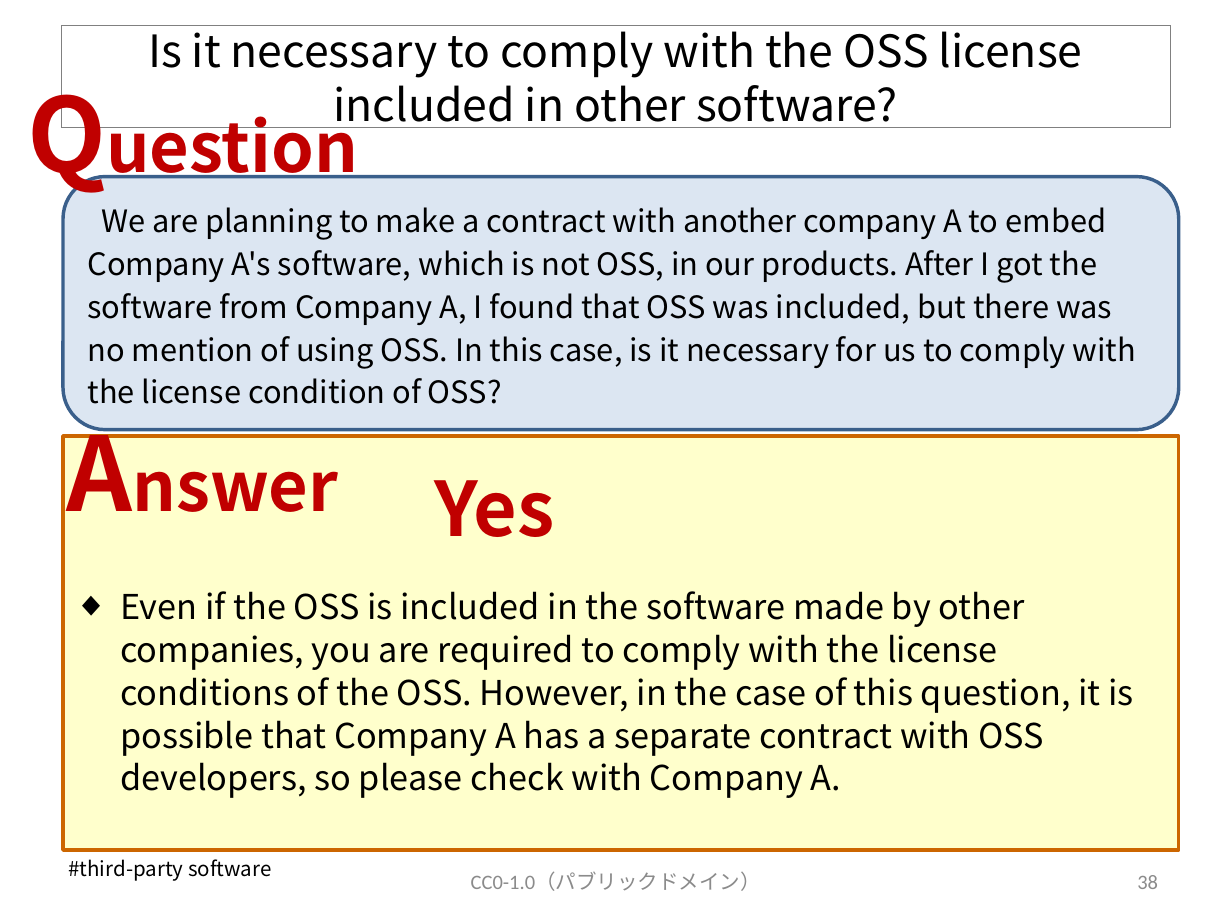
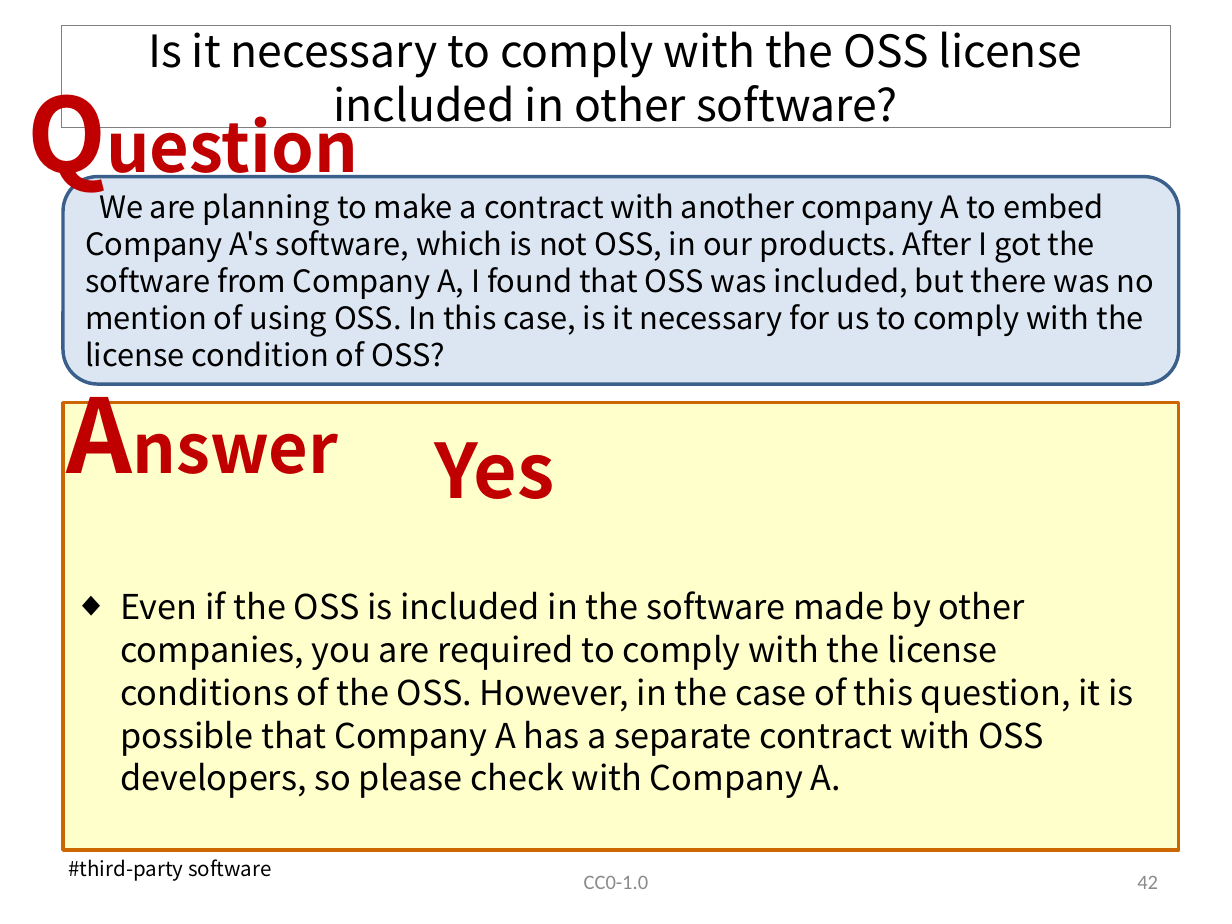
Before and after one commit to OpenChain-Project/OpenChain-JWG, a slide deck: slide 43 of Education_Material/FAQ/Misunderstandings_of_OSS_licenses_CC0.pptx (slide 39 before the commit). Drawn at 1232x924 pixels with LibreOffice and Linux fonts; fonts in the diff are those of the drawing. Boxes give left, top, right and bottom in pixels: in the first picture for what was removed or moved away, otherwise in the second. Text is boxed around its words. In the diff, an @@ line names an element or a change of style, - is before the commit and + after.

Commit message:
Frequent Misunderstandings of OSS licenses V7

```diff
--- a/Education_Material/FAQ/Misunderstandings_of_OSS_licenses_CC0.pptx
+++ b/Education_Material/FAQ/Misunderstandings_of_OSS_licenses_CC0.pptx
@@ rounded rectangle "We are planning to make ...": place and size @@
-rounded rectangle "We are planning to make ..." at [63,176,1179,429]
+rounded rectangle "We are planning to make ..." at [63,176,1179,383]
@@ rounded rectangle "We are planning to make ..." at [63,176,1179,383]: line spacing 25pt to 1 @@
@@ text "Answer": place and size @@
-text "Answer" at [54,403,378,540]
+text "Answer" at [54,365,378,501]
@@ rectangle: place and size @@
-rectangle at [63,436,1179,850]
+rectangle at [63,403,1179,850]
@@ text "Yes": place and size @@
-text "Yes" at [434,480,554,537]
+text "Yes" at [434,442,554,499]
@@ text at [584,876,648,889]: text changed @@
-CC0-1.0（パブリックドメイン）
+CC0-1.0
@@ page number at [1137,876,1158,889]: text changed @@
-38
+42
```
Also in this commit, not shown: 51 other slides changed, 5 slides added.
